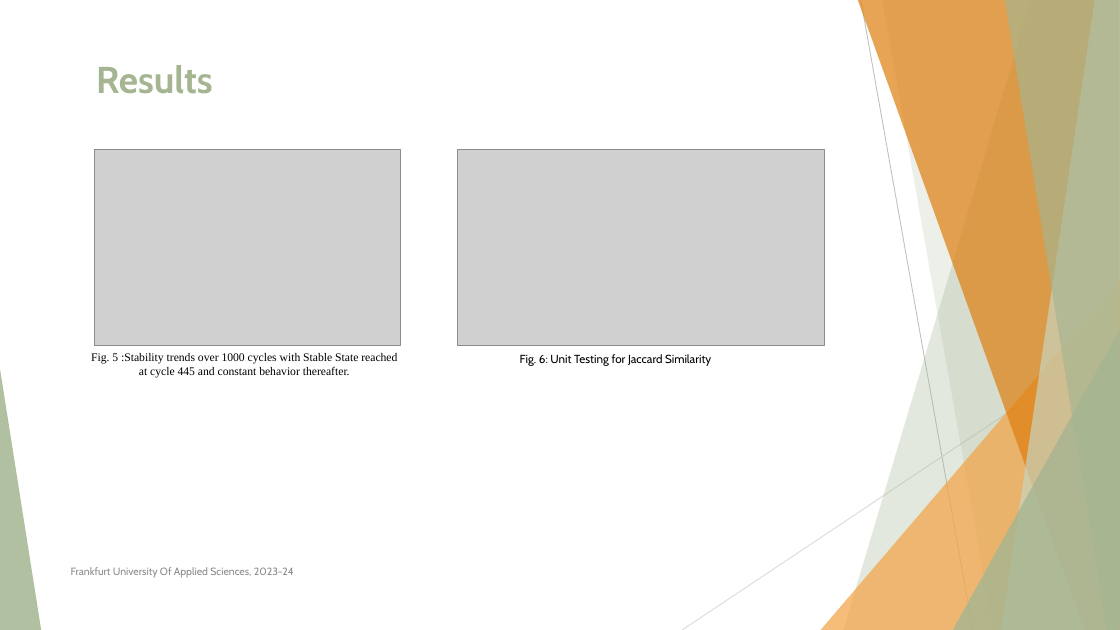
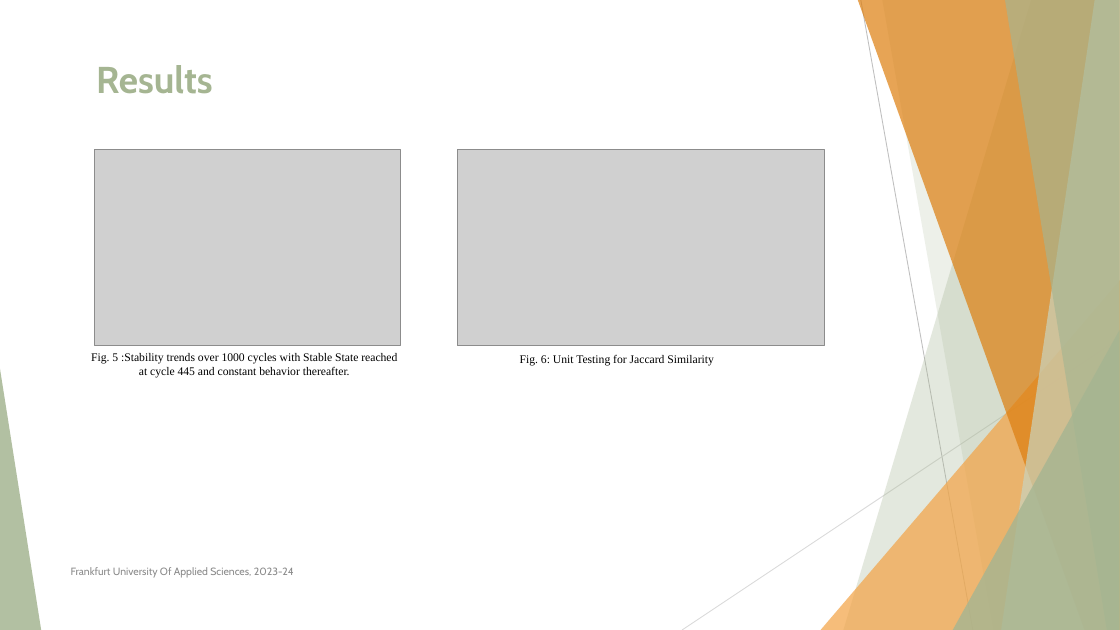
Before and after one commit to MandarGK/neocortexapi, a slide deck: slide 10 of source/Documentation(New Spatial Learning Experiment-2023-2024)/Implement the new Spatial Learning Experiment_TheLazyCoders.pptx. Drawn at 1120x630 pixels with LibreOffice and Linux fonts; fonts in the diff are those of the drawing; grey boxes stand for pictures. Boxes give left, top, right and bottom in pixels: in the first picture for what was removed or moved away, otherwise in the second. Text is boxed around its words. In the diff, an @@ line names an element or a change of style, - is before the commit and + after.

```diff
--- a/source/Documentation(New Spatial Learning Experiment-2023-2024)/Implement the new Spatial Learning Experiment_TheLazyCoders.pptx
+++ b/source/Documentation(New Spatial Learning Experiment-2023-2024)/Implement the new Spatial Learning Experiment_TheLazyCoders.pptx
@@ text "Fig. 6: Unit Testing for ..." at (x1=520, y1=355, x2=714, y2=366): font Cabin to Times New Roman @@
```
Also in this commit, not shown: 3 other slides changed, 2 other files.
